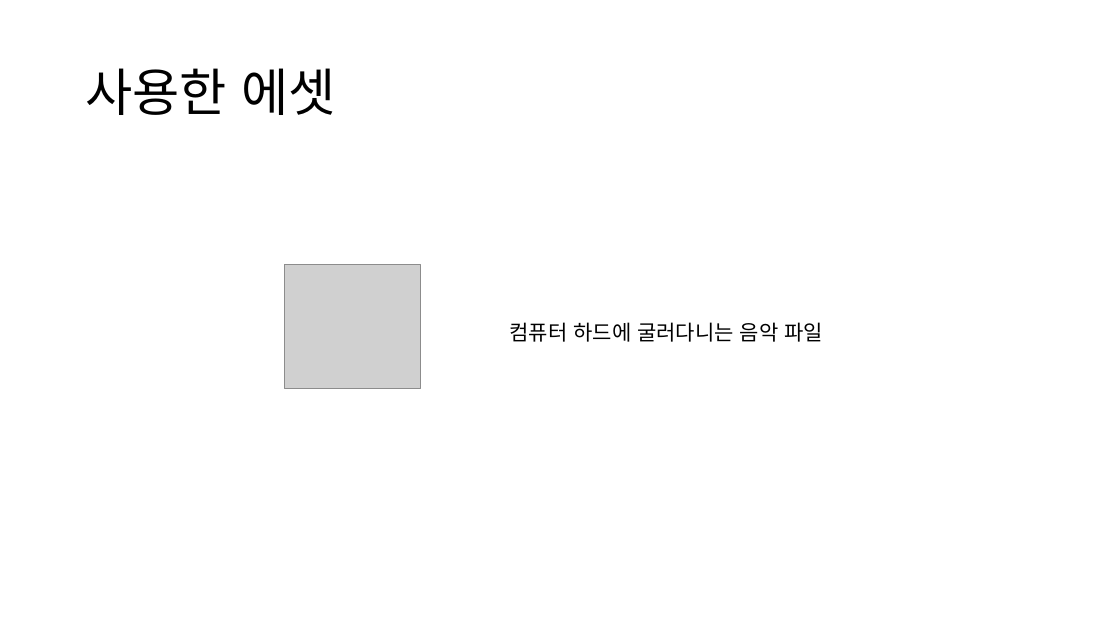
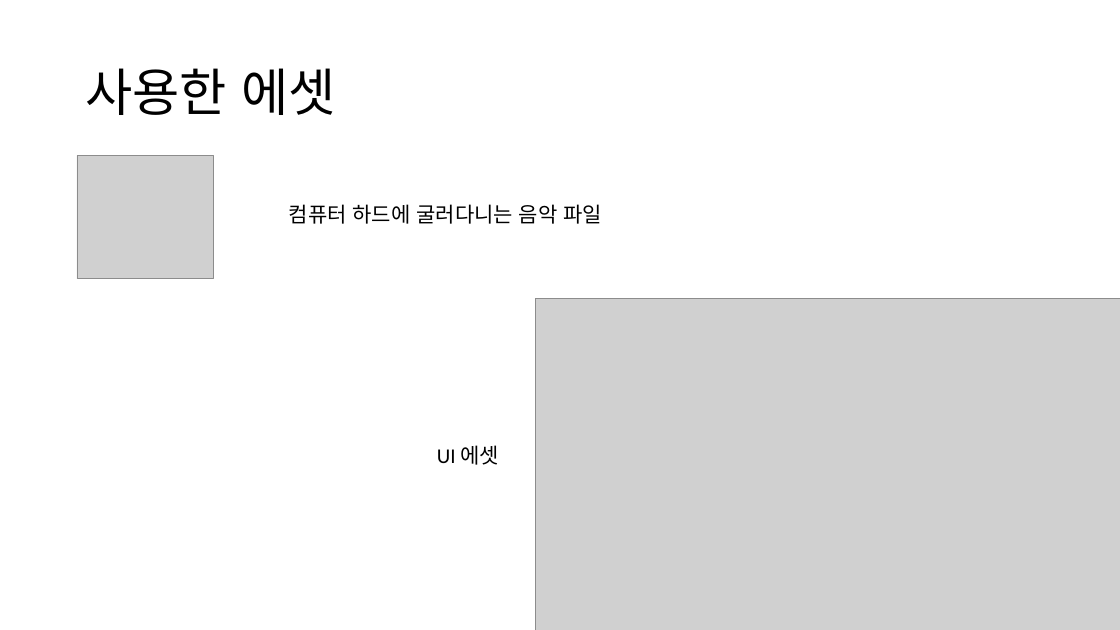
Before and after one commit to zelkovahill/2023_1_1_SecondGame, a slide deck: slide 5 of 장우민_PPT.pptx. Drawn at 1120x630 pixels with LibreOffice and Linux fonts; fonts in the diff are those of the drawing; grey boxes stand for pictures. Boxes give left, top, right and bottom in pixels: in the first picture for what was removed or moved away, otherwise in the second. Text is boxed around its words. In the diff, an @@ line names an element or a change of style, - is before the commit and + after.

Commit message:
피피티 한번 더 수정

```diff
--- a/장우민_PPT.pptx
+++ b/장우민_PPT.pptx
@@ picture: place and size @@
-picture at <box>284,265,420,388</box>
+picture at <box>77,155,213,279</box>
@@ text "컴퓨터 하드에 굴러다니는 음악 파일": place and size @@
-text "컴퓨터 하드에 굴러다니는 음악 파일" at <box>510,322,823,342</box>
+text "컴퓨터 하드에 굴러다니는 음악 파일" at <box>289,204,602,224</box>
@@ picture added at <box>535,298,1120,630</box> @@
@@ text added at <box>437,445,499,465</box>, 18 pt, text #000000 @@
+UI 에셋
```
